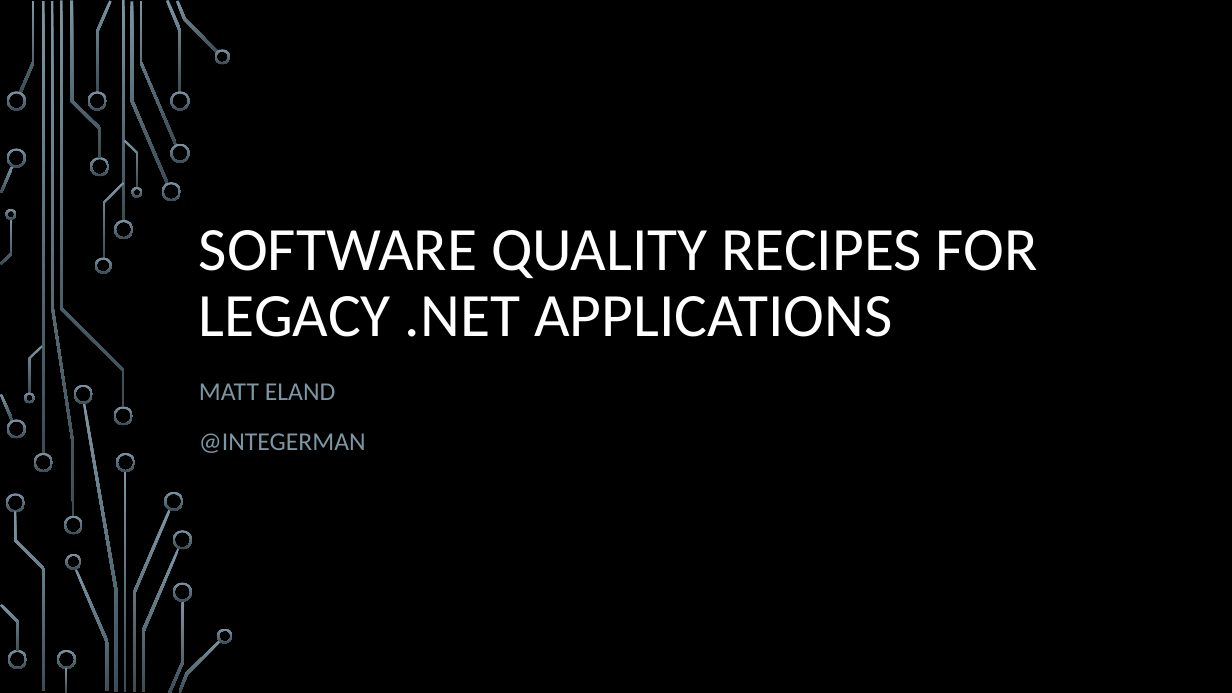
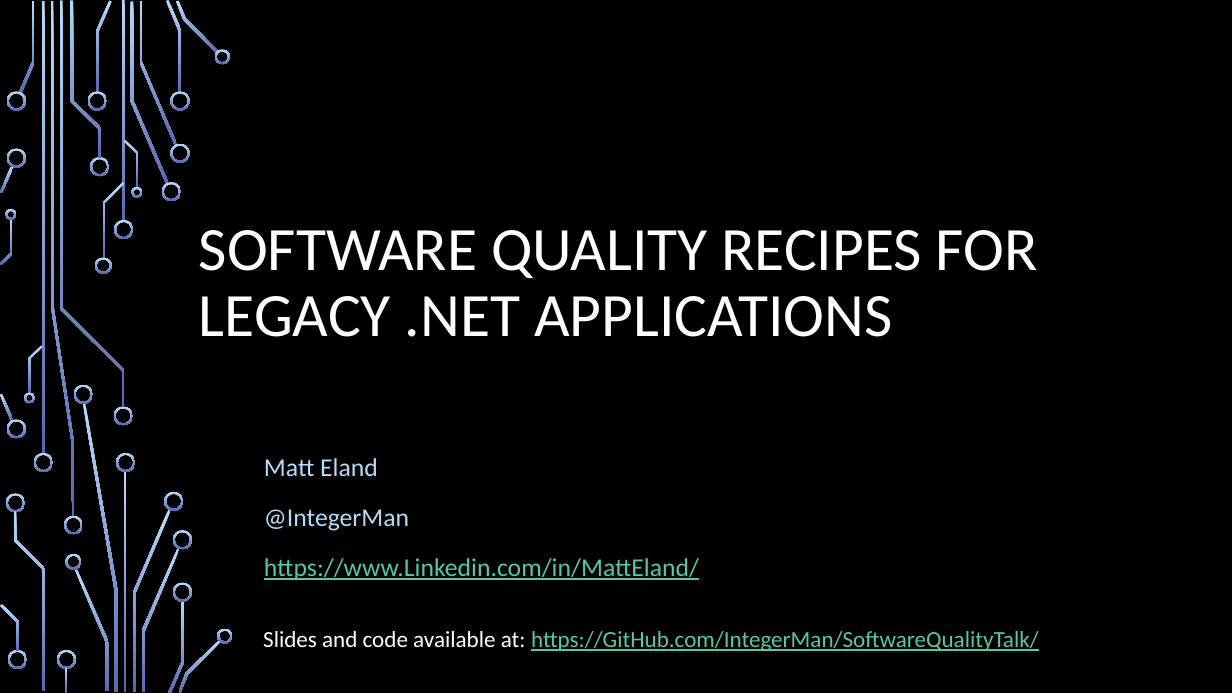
Before and after one commit to IntegerMan/SoftwareQualityTalk, a slide deck: slide 1 of Software Quality Recipes for Legacy.pptx. Drawn at 1232x693 pixels with LibreOffice and Linux fonts; fonts in the diff are those of the drawing; background and template pictures are left out. Boxes give left, top, right and bottom in pixels: in the first picture for what was removed or moved away, otherwise in the second. Text is boxed around its words. In the diff, an @@ line names an element or a change of style, - is before the commit and + after.

```diff
--- a/Software Quality Recipes for Legacy.pptx
+++ b/Software Quality Recipes for Legacy.pptx
@@ fill gradient #7C96A3 to #3B4C54 to gradient #B4DCFA to #5968B0 in 54 elements at (x1=114, y1=220, x2=133, y2=239), (x1=114, y1=407, x2=133, y2=426), (x1=42, y1=1, x2=44, y2=454), (x1=33, y1=453, x2=53, y2=472), (x1=19, y1=1, x2=35, y2=92), (x1=130, y1=2, x2=168, y2=184), (x1=162, y1=182, x2=181, y2=201), (x1=140, y1=1, x2=177, y2=145), (x1=166, y1=0, x2=182, y2=92), (x1=170, y1=143, x2=189, y2=163), (x1=170, y1=91, x2=189, y2=111), (x1=177, y1=1, x2=219, y2=54), (x1=214, y1=49, x2=231, y2=64), (x1=96, y1=1, x2=112, y2=92), (x1=88, y1=91, x2=107, y2=111), (x1=90, y1=157, x2=109, y2=177), (x1=75, y1=568, x2=109, y2=691), (x1=66, y1=554, x2=81, y2=569), (x1=6, y1=91, x2=26, y2=111), (x1=0, y1=394, x2=14, y2=421), (x1=6, y1=420, x2=26, y2=439), (x1=0, y1=166, x2=14, y2=194), (x1=6, y1=149, x2=26, y2=168), (x1=70, y1=1, x2=102, y2=158), (x1=6, y1=494, x2=25, y2=513), (x1=14, y1=511, x2=44, y2=690), (x1=56, y1=650, x2=76, y2=669), (x1=65, y1=668, x2=67, y2=693), (x1=7, y1=650, x2=27, y2=669), (x1=0, y1=604, x2=19, y2=652), (x1=103, y1=182, x2=124, y2=259), (x1=95, y1=258, x2=112, y2=274), (x1=60, y1=1, x2=125, y2=408), (x1=124, y1=140, x2=139, y2=188), (x1=131, y1=187, x2=142, y2=198), (x1=29, y1=346, x2=43, y2=394), (x1=24, y1=393, x2=35, y2=404), (x1=1, y1=219, x2=12, y2=264), (x1=6, y1=209, x2=17, y2=220), (x1=124, y1=471, x2=127, y2=692), (x1=133, y1=509, x2=171, y2=691), (x1=116, y1=453, x2=136, y2=472), (x1=83, y1=403, x2=118, y2=692), (x1=74, y1=384, x2=93, y2=404), (x1=165, y1=492, x2=184, y2=511), (x1=142, y1=548, x2=180, y2=692), (x1=168, y1=601, x2=184, y2=693), (x1=173, y1=531, x2=192, y2=550), (x1=173, y1=582, x2=192, y2=602), (x1=178, y1=640, x2=221, y2=693), (x1=217, y1=628, x2=233, y2=643), (x1=51, y1=1, x2=75, y2=517), (x1=64, y1=516, x2=82, y2=534), (x1=122, y1=1, x2=125, y2=222) @@
@@ subtitle at (x1=264, y1=458, x2=699, y2=580): text changed; text colour #7C96A3 to #56C7AA @@
-MATT ELAND
-@INTEGERMAN
+Matt Eland
+@IntegerMan
+https://www.Linkedin.com/in/MattEland/
@@ text added at (x1=263, y1=631, x2=1039, y2=651), 18 pt, text #56C7AA, underline @@
+  Slides and code available at: https://GitHub.com/IntegerMan/SoftwareQualityTalk/
```
Also in this commit, not shown: 6 other slides changed, 40 slides added, 2 slides removed.
